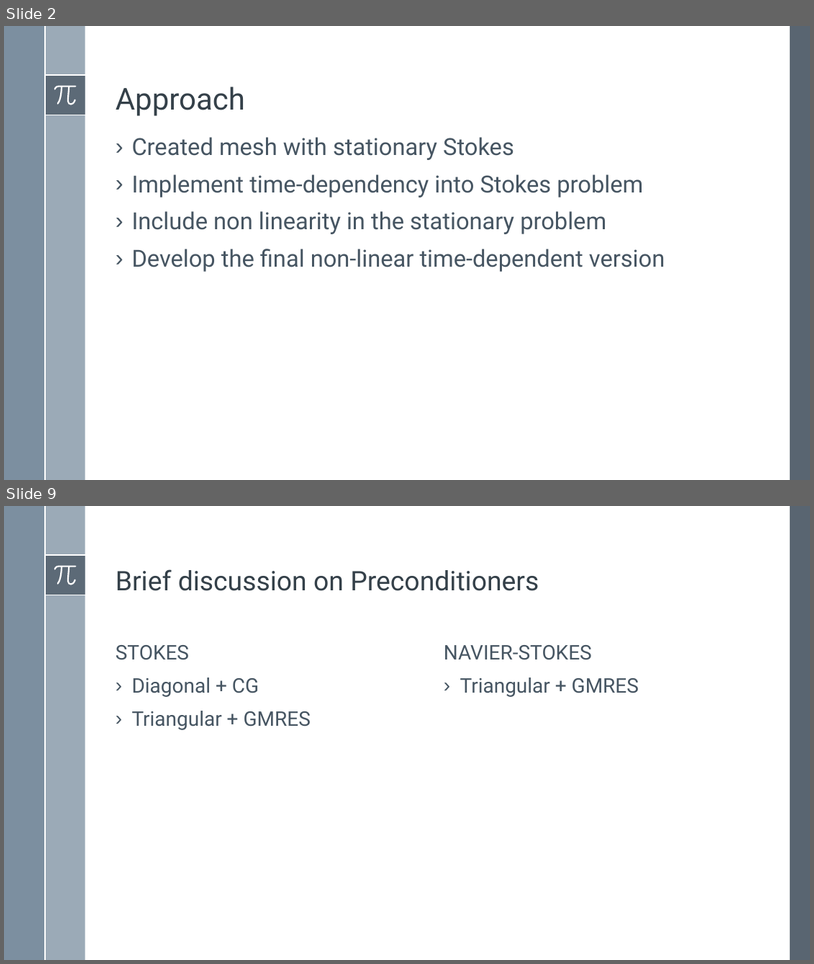
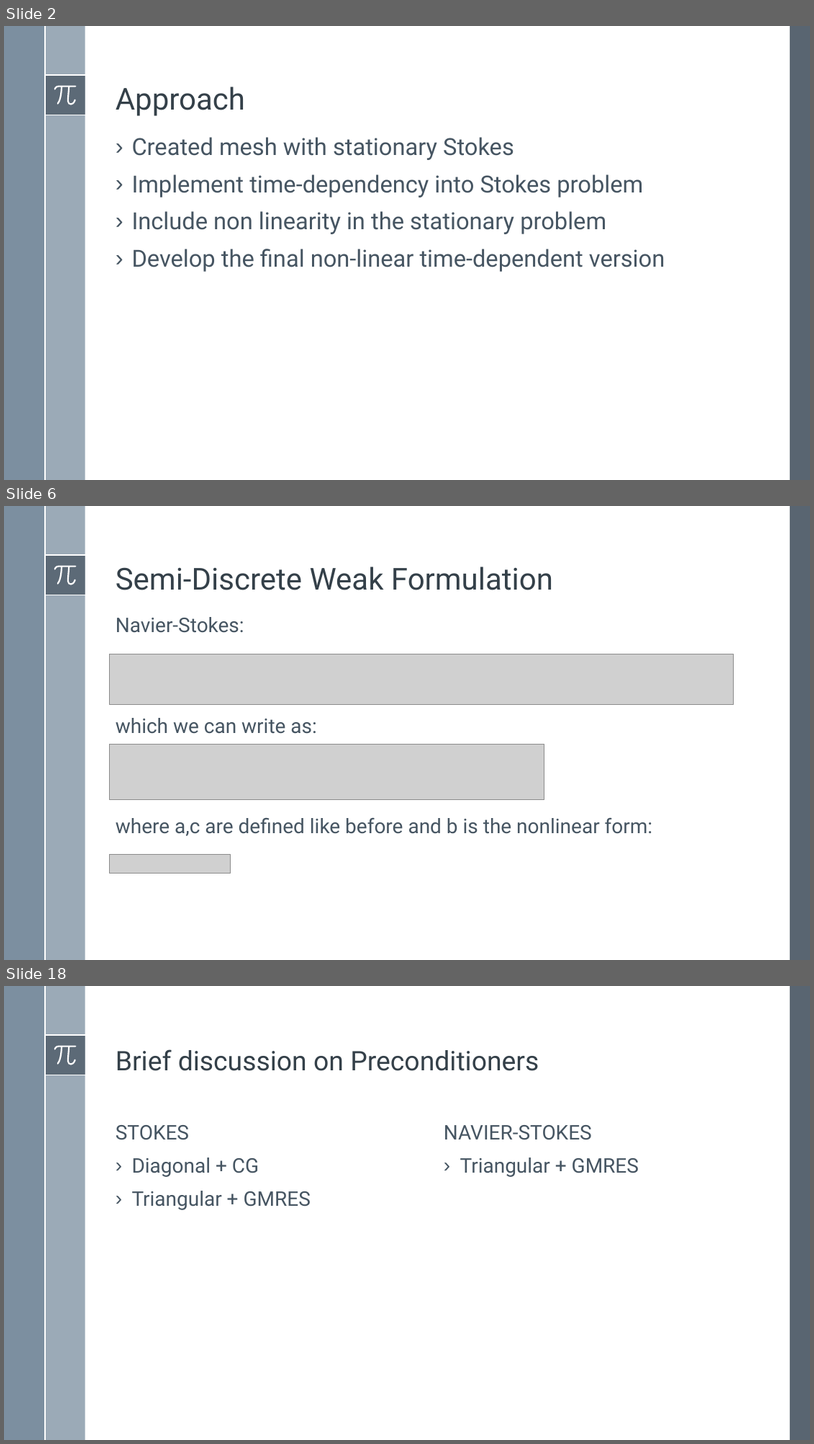
Before and after one commit to simone-fdr/navier-stokes, a slide deck: Presentatione_NMPDE_Navier_Stokes_temp.pptx. Shown one above the other, each under a label of ours: slides 2 and 9 before the commit, slides 2, 6 and 18 after it; the slides between them are not shown. The pictures are 814x964 and 814x1444 pixels, drawn with LibreOffice and Linux fonts; fonts in the diff are those of the drawing; grey boxes stand for pictures. Boxes give left, top, right and bottom in pixels: in the first picture for what was removed or moved away, otherwise in the second. Text is boxed around its words. In the diff, an @@ line names an element or a change of style, - is before the commit and + after.

```diff
--- a/Presentatione_NMPDE_Navier_Stokes_temp.pptx
+++ b/Presentatione_NMPDE_Navier_Stokes_temp.pptx
@@ slide 6 added at [4, 506, 810, 960], background #FFFFFF; not listed: 8 template elements that a slide beside it also shows @@
@@ title added at [116, 566, 553, 590], 36 pt, text #35404A @@
+Semi-Discrete Weak Formulation
@@ text added at [116, 617, 653, 836], 24 pt, text #465562 @@
+Navier-Stokes:
+which we can write as:
+where a,c are defined like before and b is the nonlinear form:
@@ picture added at [109, 654, 733, 704] @@
@@ picture added at [109, 744, 544, 800] @@
@@ picture added at [109, 854, 230, 872] @@
@@ what was slide 9 is now slide 18 @@
```
Also in this commit, not shown: 3 slides changed, 11 other slides added, 3 slides removed.
